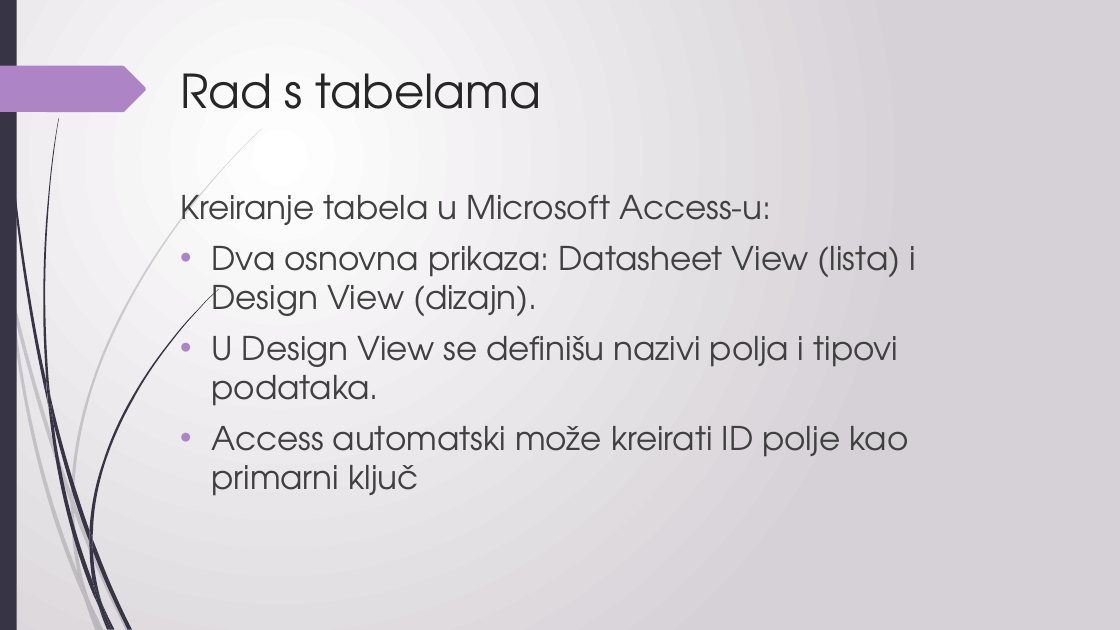
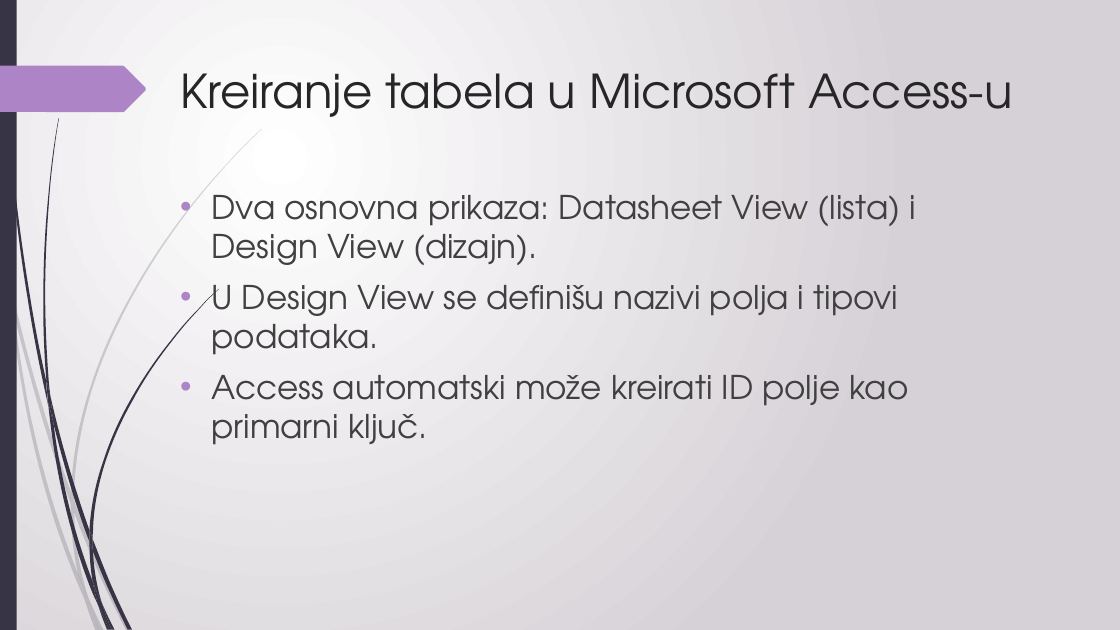
Before and after one commit to sanastojanovic/MNRI, a slide deck: slide 15 of 2025_seminarski/ml24821_Tanja_Sevic/bazePodataka.pptx. Drawn at 1120x630 pixels with LibreOffice and Linux fonts; fonts in the diff are those of the drawing. Boxes give left, top, right and bottom in pixels: in the first picture for what was removed or moved away, otherwise in the second. Text is boxed around its words. In the diff, an @@ line names an element or a change of style, - is before the commit and + after.

```diff
--- a/2025_seminarski/ml24821_Tanja_Sevic/bazePodataka.pptx
+++ b/2025_seminarski/ml24821_Tanja_Sevic/bazePodataka.pptx
@@ title at (180,73,1012,117): text changed @@
-Rad s tabelama
+Kreiranje tabela u Microsoft Access-u
@@ text at (180,193,772,225): paragraph removed @@
-Kreiranje tabela u Microsoft Access-u:
@@ text at (212,375,908,445): text changed @@
-• Access automatski može kreirati ID polje kao primarni ključ
+• Access automatski može kreirati ID polje kao primarni ključ.
```
Also in this commit, not shown: 18 other slides changed.
